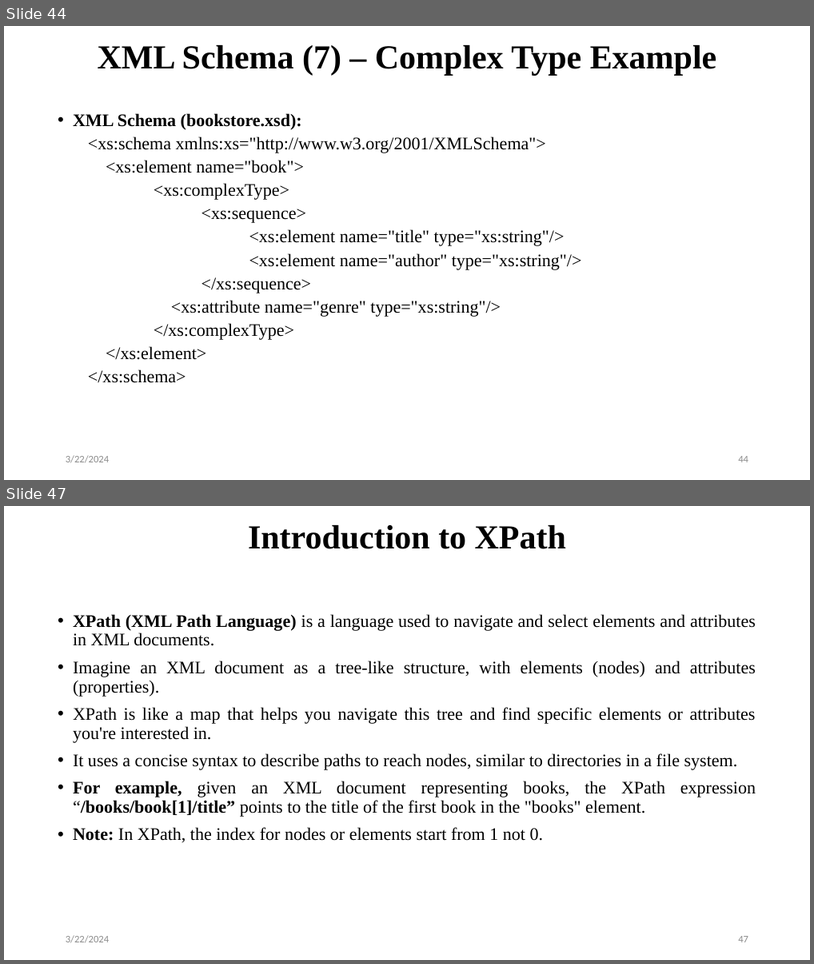
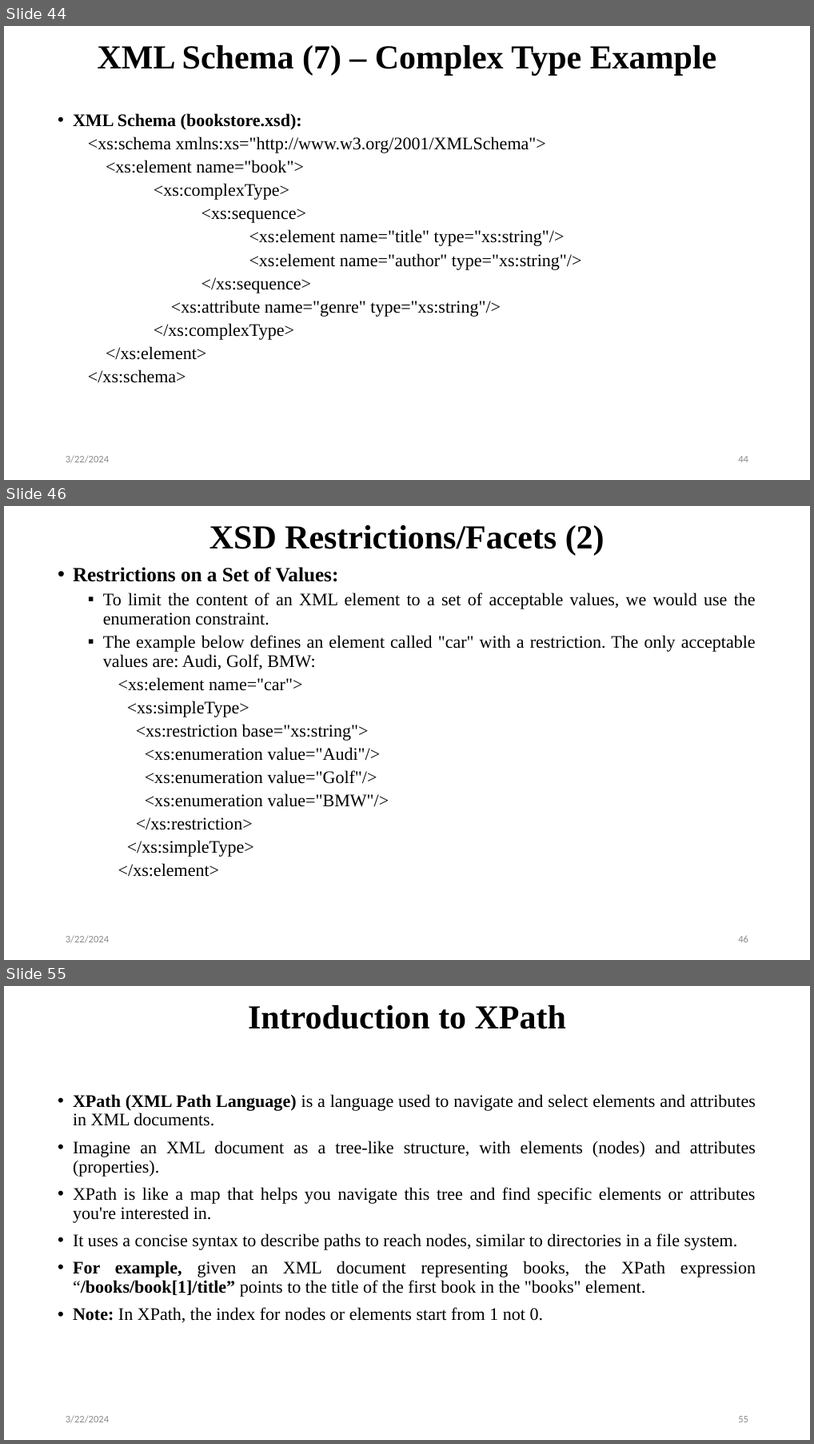
Before and after one commit to avinashmaskey22/BCA-3rd-WEB, a slide deck: Unit Three.pptx. Shown one above the other, each under a label of ours: slides 44 and 47 before the commit, slides 44, 46 and 55 after it; the slides between them are not shown. The pictures are 814x964 and 814x1444 pixels, drawn with LibreOffice and Linux fonts; fonts in the diff are those of the drawing. Boxes give left, top, right and bottom in pixels: in the first picture for what was removed or moved away, otherwise in the second. Text is boxed around its words. In the diff, an @@ line names an element or a change of style, - is before the commit and + after.

```diff
--- a/Unit Three.pptx
+++ b/Unit Three.pptx
@@ slide 46 added at box(4, 506, 810, 960), background #FFFFFF @@
@@ title added at box(210, 525, 605, 555), 40 pt, text #000000, bold @@
+XSD Restrictions/Facets (2)
@@ text added at box(73, 567, 756, 876), 21 pt, text #000000 @@
+• Restrictions on a Set of Values:
+  ▪ To limit the content of an XML element to a set of acceptable values, we would use the enumeration constraint.
+  ▪ The example below defines an element called "car" with a restriction. The only acceptable values are: Audi, Golf, BMW:
+    <xs:element name="car">
+    <xs:simpleType>
+    <xs:restriction base="xs:string">
+    <xs:enumeration value="Audi"/>
+    <xs:enumeration value="Golf"/>
+    <xs:enumeration value="BMW"/>
+    </xs:restriction>
+    </xs:simpleType>
+    </xs:element>
@@ text added at box(66, 935, 109, 943), 12 pt, text #8C8C8C @@
+3/22/2024
@@ page number added at box(738, 935, 749, 942), 12 pt, text #8C8C8C @@
+46
@@ what was slide 47 is now slide 55 @@
@@ page number at box(738, 1416, 749, 1422): text changed @@
-47
+55
```
Also in this commit, not shown: 2 slides changed, 7 other slides added, 2 other files.
